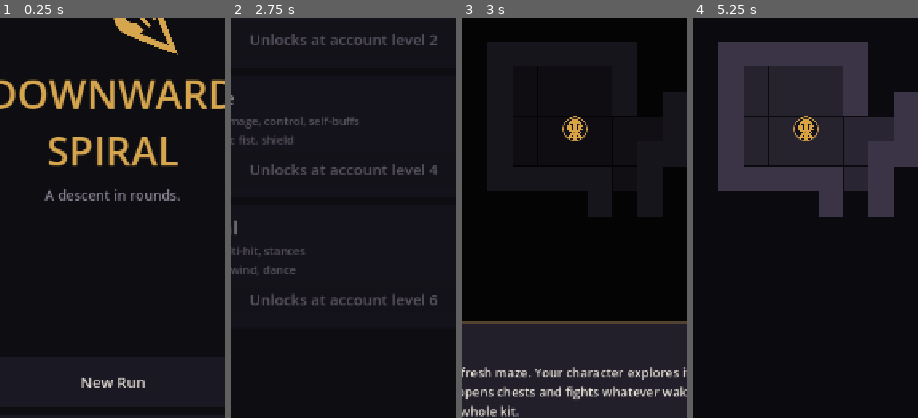
Above: before the commit, frames 1-4 (left to right).
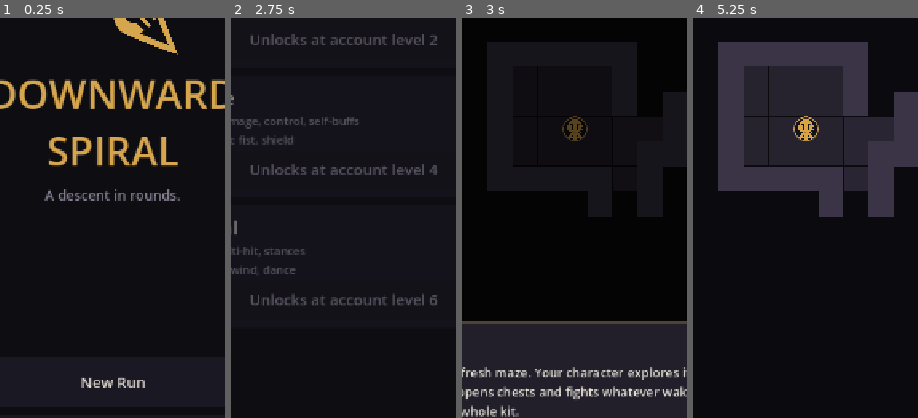
Above: after the commit, the same moments.

Repository: Dionyz/downward-spiral
Game: Godot game, scene res://game/scenes/title.tscn
The game is run twice, just before and just after one commit, with the same random seed, the same clock (stepped at 60 frames per second) and the same inputs.
Inputs:
- Up to frame 1 (0.25 s): no input
- Up to frame 2 (2.75 s): click "New Run" at 0.5 s; click "Descend as Warrior" at 1.25 s; click "Got it" at 2 s
- Up to frame 3 (3 s): click "Descend as Warrior" at 2.75 s
- Up to frame 4 (5.25 s): click "1x" at 3.5 s; click "Gear (0)" at 4.25 s; click "Got it" at 5 s
The pictures show only the part of the screen within x 25-75%, y 32-82%; the shares and areas given below are measured in that part.

Frames 1-2 are identical in both runs. In frame 3, 0.4% of the frame differs, in the area x 44-56%, y 24-31%; in frame 4, nothing differs.

Commit message:
Fix boon cards not clickable: one-time tips now draw on top of the boon screen
The tip layer was drawn under the boon overlay (raised z) but still received input,
so it silently swallowed clicks on the cards.

Co-Authored-By: Claude Opus 5.5 <noreply@anthropic.com>
Claude-Session: https://claude.ai/code/session_01AsmWRjk6giXVQVcH74xW3C

Diff:
--- a/game/ui/hint.gd
+++ b/game/ui/hint.gd
@@ -32,6 +32,9 @@
 	_open[id] = true
 	var layer := Control.new()
 	layer.set_anchors_preset(Control.PRESET_FULL_RECT)
+	# Above everything the screen draws with a raised z (map tokens, the boon overlay):
+	# input goes to the last child, so drawing must agree or the tip blocks clicks invisibly.
+	layer.z_index = 100
 	layer.mouse_filter = Control.MOUSE_FILTER_STOP
 	parent.add_child(layer)
 	var dim := ColorRect.new()
